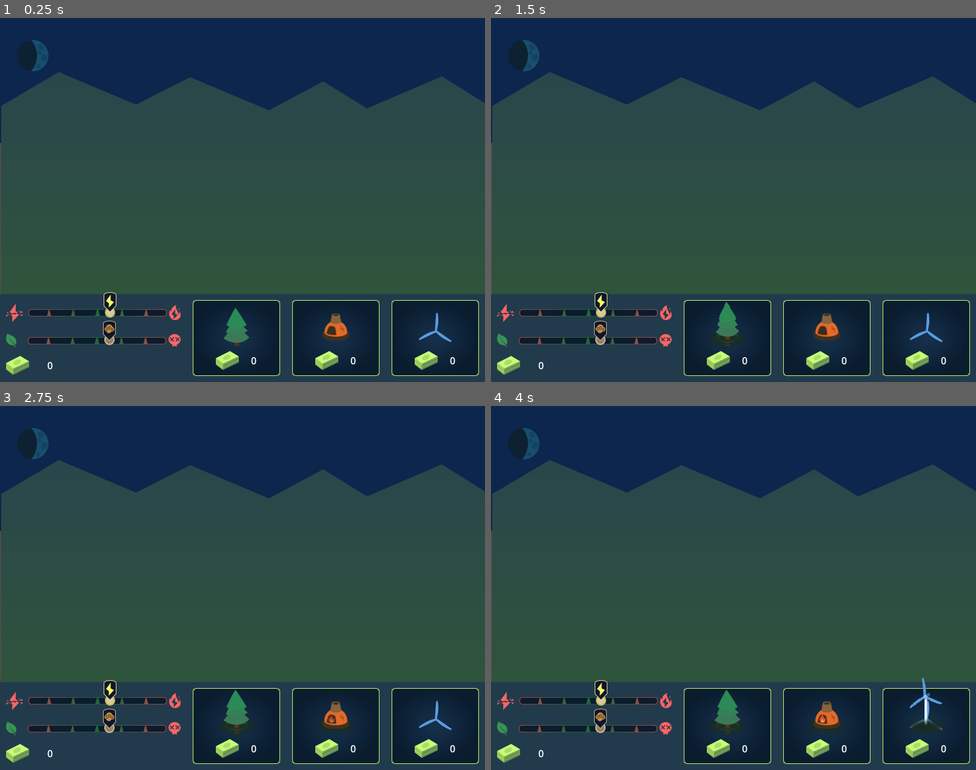
Above: before the commit, frames 1-4 (two rows, left to right).
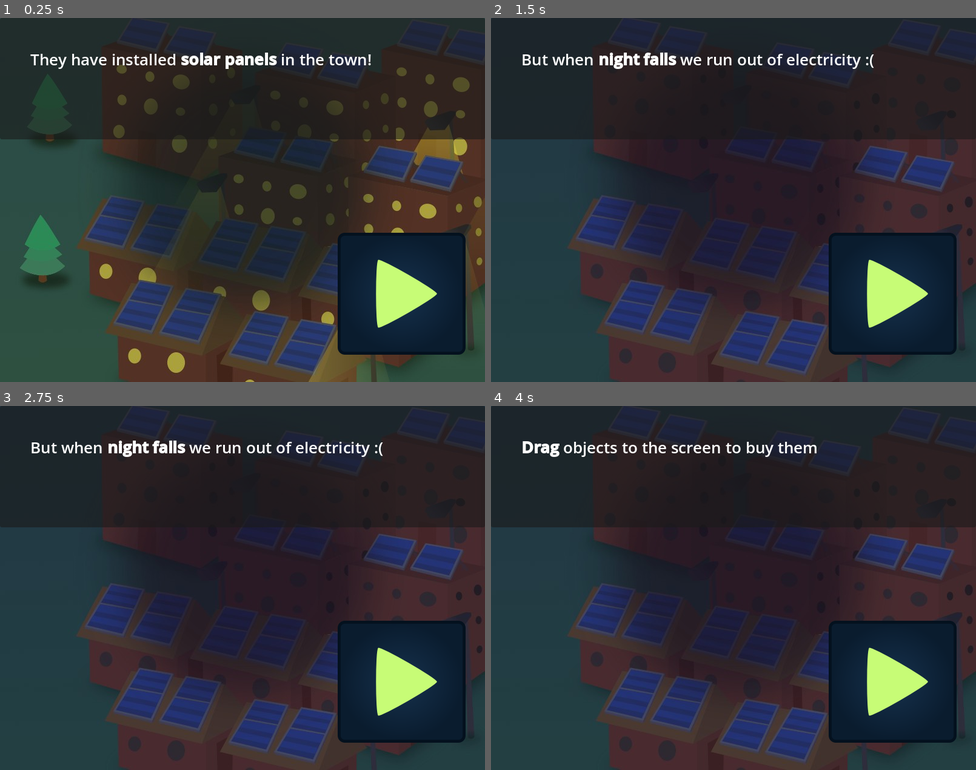
Above: after the commit, the same moments.

Repository: ZZRRegion/GDDemo
Game: Godot game, scene res://PoderSolar/scenes/game/game.tscn
The game is run twice, just before and just after one commit, with the same random seed, the same clock (stepped at 60 frames per second) and the same inputs.
Inputs (mouse positions are in pixels of both pictures, inside the frame that each line leads up to):
- Up to frame 1 (0.25 s): no input
- Up to frame 2 (1.5 s): click (893, 294) at 0.52 s; click (728, 338) at 1.25 s
- Up to frame 3 (2.75 s): click (334, 726) at 2 s
- Up to frame 4 (4 s): click (927, 726) at 2.75 s; move the mouse to (840, 569) at 3.52 s; hold Right (move_right) from 3.53 s (still down); click (840, 569) at 3.6 s; tap Space (jump) at 3.77 s

The runs differ from the first frame. In frame 1, 80% of the frame differs, in the area x 0-100%, y 0-100%; in frame 2, 80%; in frame 3, 80%; in frame 4, 80%.

Commit message:
关卡提示

Diff:
--- /dev/null
+++ b/PoderSolar/scenes/game/game.gd
@@ -0,0 +1,25 @@
+extends Node
+@onready var moon: Sprite2D = $Moon
+@onready var slides: Control = $Slides
+
+
+
+# Called when the node enters the scene tree for the first time.
+func _ready() -> void:
+	PSGamemanager.start_level.connect(on_start_level)
+	PSGamemanager.pause_game()
+	load_slides(PSGamemanager.current_level)
+
+func load_slides(level: int) ->void:
+	slides.show()
+	slides.load_slide(level, 0)
+
+func on_start_level() -> void:
+	PSGamemanager.run_game()
+	var moon_tw = create_tween()
+	moon.position.x = 75.0
+	moon_tw.tween_property(moon, "position:x", 750, 60)
+	await  moon_tw.finished
+	PSGamemanager.pause_game()
+	PSGamemanager.current_level += 1
+	load_slides(PSGamemanager.current_level)
--- a/PoderSolar/scenes/game/game.tscn
+++ b/PoderSolar/scenes/game/game.tscn
@@ -1,11 +1,14 @@
-[gd_scene load_steps=5 format=3 uid="uid://dltw6e3wj2a1v"]
+[gd_scene load_steps=7 format=3 uid="uid://dltw6e3wj2a1v"]
 
 [ext_resource type="PackedScene" uid="uid://dpnd6b5joxc26" path="res://PoderSolar/scenes/menu/panel.tscn" id="1_cpr5c"]
+[ext_resource type="Script" uid="uid://ctlduw5we8xqi" path="res://PoderSolar/scenes/game/game.gd" id="1_rev48"]
 [ext_resource type="Texture2D" uid="uid://xu4q4ephv6jg" path="res://PoderSolar/assets/sprites/gameplay/sky.svg" id="1_xk6uh"]
 [ext_resource type="Texture2D" uid="uid://c0iub3ipdr73b" path="res://PoderSolar/assets/sprites/gameplay/moon.svg" id="2_2s33e"]
 [ext_resource type="Texture2D" uid="uid://66xs5d83w8mx" path="res://PoderSolar/assets/sprites/gameplay/background.svg" id="2_ho6vc"]
+[ext_resource type="PackedScene" uid="uid://bust0edjwkdc" path="res://PoderSolar/scenes/menu/slides.tscn" id="5_tde3h"]
 
 [node name="Game" type="Node"]
+script = ExtResource("1_rev48")
 
 [node name="Sky" type="Sprite2D" parent="."]
 modulate = Color(0.0470588, 0.14902, 0.301961, 1)
@@ -34,4 +37,7 @@
 
 [node name="World" type="Node2D" parent="."]
 
+[node name="Slides" parent="." instance=ExtResource("5_tde3h")]
+visible = false
+
 [editable path="Panel"]
--- a/PoderSolar/scenes/menu/Menu.tscn
+++ b/PoderSolar/scenes/menu/Menu.tscn
@@ -1,7 +1,8 @@
-[gd_scene load_steps=12 format=3 uid="uid://bdt51yg0tvlpq"]
+[gd_scene load_steps=13 format=3 uid="uid://bdt51yg0tvlpq"]
 
 [ext_resource type="Script" uid="uid://o6koqouxpyi3" path="res://PoderSolar/scenes/menu/menu.gd" id="1_ivofr"]
 [ext_resource type="Texture2D" uid="uid://cnsyrjbggj5tp" path="res://PoderSolar/assets/sprites/menus/main_menu.svg" id="2_6xtey"]
+[ext_resource type="PackedScene" uid="uid://dltw6e3wj2a1v" path="res://PoderSolar/scenes/game/game.tscn" id="2_e8rus"]
 [ext_resource type="Texture2D" uid="uid://bte75qgd6lnb2" path="res://PoderSolar/assets/sprites/menus/game_title.svg" id="3_hvb8a"]
 [ext_resource type="PackedScene" uid="uid://1tx4fdnvhc74" path="res://PoderSolar/scenes/menu/tree_menu.tscn" id="4_ctqn0"]
 [ext_resource type="PackedScene" uid="uid://b2lm7cl0mpjtf" path="res://PoderSolar/scenes/menu/aero_menu.tscn" id="5_f3b6h"]
@@ -27,6 +28,7 @@
 grow_horizontal = 2
 grow_vertical = 2
 script = ExtResource("1_ivofr")
+game_scene = ExtResource("2_e8rus")
 
 [node name="TextureRect" type="TextureRect" parent="."]
 layout_mode = 1
--- a/PoderSolar/scenes/menu/menu.gd
+++ b/PoderSolar/scenes/menu/menu.gd
@@ -8,8 +8,4 @@
 	button.pressed.connect(on_pressed)
 
 func on_pressed() -> void:
-	print("pressed")
-
-# Called every frame. 'delta' is the elapsed time since the previous frame.
-func _process(delta: float) -> void:
-	pass
+	get_tree().change_scene_to_packed(game_scene)
--- a/PoderSolar/scenes/menu/slides.gd
+++ b/PoderSolar/scenes/menu/slides.gd
@@ -56,8 +56,11 @@
 
 func load_next_slide() ->void:
 	current_slide += 1
-	load_slide(PSGamemanager.current_level, current_slide)
-
+	if current_slide < game_slides[PSGamemanager.current_level].size():
+		load_slide(PSGamemanager.current_level, current_slide)
+	else:
+		hide()
+		PSGamemanager.start_level.emit()
 func load_slide(level: int, slide: int) ->void:
 	texture_rect.texture = load(game_slides[level][slide].image)
 	rich_text_label.text = game_slides[level][slide].text
Not shown, added: PoderSolar/scenes/game/game.gd.uid
Not shown, changed: README.md
